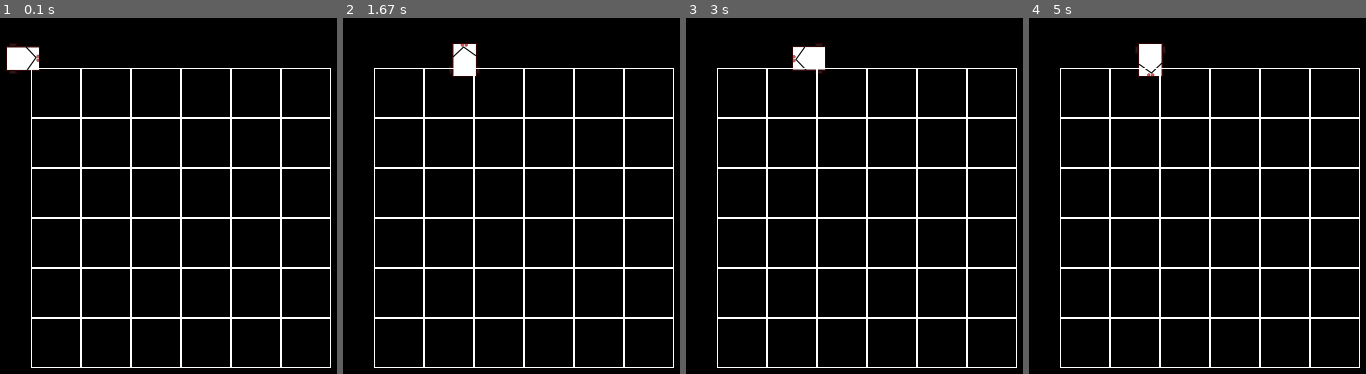
Above: before the commit, frames 1-4 (left to right).
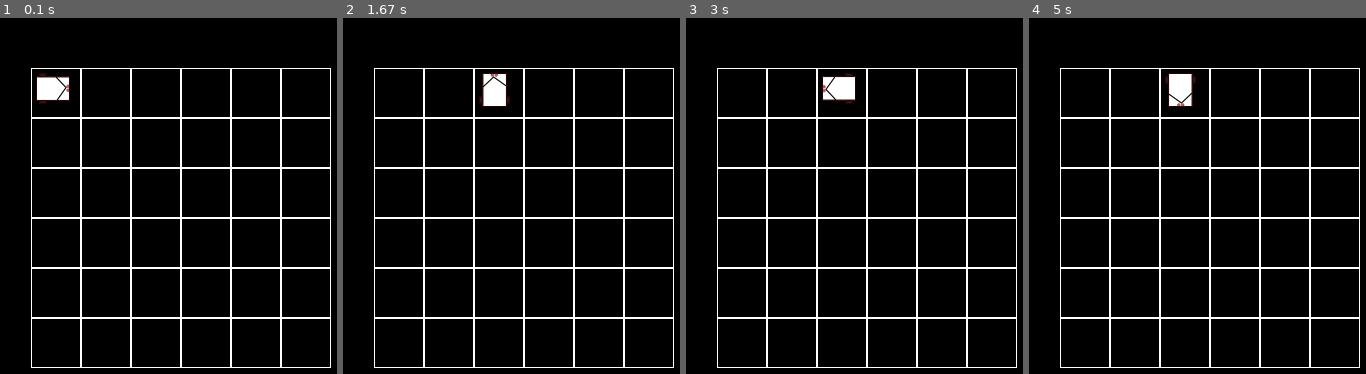
Above: after the commit, the same moments.

Repository: sonya-zero/Project_PyGame
Game: pygame game, started from robor.py
Same seed, same stepped clock (60 frames per second), same inputs: the game is played once before the commit and once after it.
Inputs:
- Up to frame 1 (0.1 s): no input
- Up to frame 2 (1.67 s): tap Space at 0.33, 0.67 s; hold Up from 1.5 s (still down)
- Up to frame 3 (3 s): release Up at 1.97 s; hold Right 2-2.47 s; hold Left from 2.5 s (still down)
- Up to frame 4 (5 s): release Left at 3.03 s; hold Down 3.07-3.37 s; hold Left 3.4-3.8 s; tap Space at 3.47, 3.77, 3.9, 4.3, 4.6, 4.97 s; hold Up 3.83-4.2 s; hold Right 4.23-4.87 s; hold Down from 4.9 s (still down)

The runs differ from the first frame. In frame 1, 1.5% of the frame differs, in the area x 1-21%, y 7-25%; in frame 2, 1.4%; in frame 3, 1.4%; in frame 4, 1.4%.

Commit message:
Add files via upload

Diff:
--- a/robor.py
+++ b/robor.py
@@ -43,14 +43,9 @@
         super().__init__(group)
         self.image = Robot.image
         self.rect = self.image.get_rect()
-        self.rect.x = 25
-        self.rect.y = 25
+        self.rect.x = 55
+        self.rect.y = 55
         self.angle = 0
-
-    def cor(self):
-        self.rect.x += 50 * cos(radians(self.angle))
-        self.rect.y += 50 * sin(radians(self.angle))
-        return (50 * cos(radians((self.angle))), 50 * sin(radians(self.angle)))
 
     def update(self, side):
         if side == "down":
@@ -71,7 +66,14 @@
             print(self.angle)
         elif side == "ff":
             self.rect = self.rect.move(50 * cos(radians(self.angle)), 50 * sin(radians(self.angle)))
+            # self.cor()
             print(self.rect.x, self.rect.y)
+
+    def cor(self):
+        self.rect.x += 50 * cos(radians(self.angle))
+        self.rect.y += 50 * sin(radians(self.angle))
+        return (50 * cos(radians((self.angle))), 50 * sin(radians(self.angle)))
+
 
 # main part
 pass
